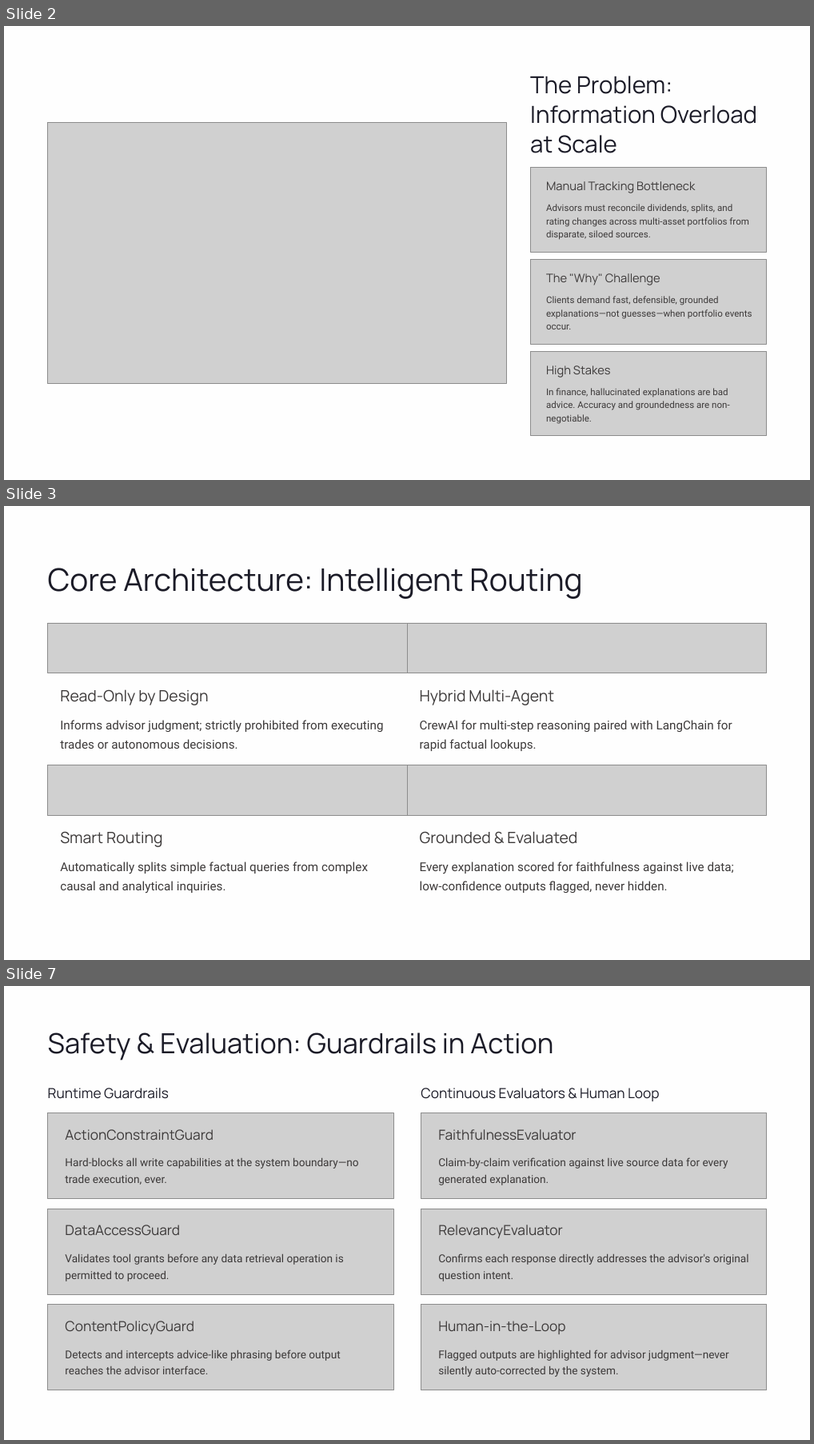
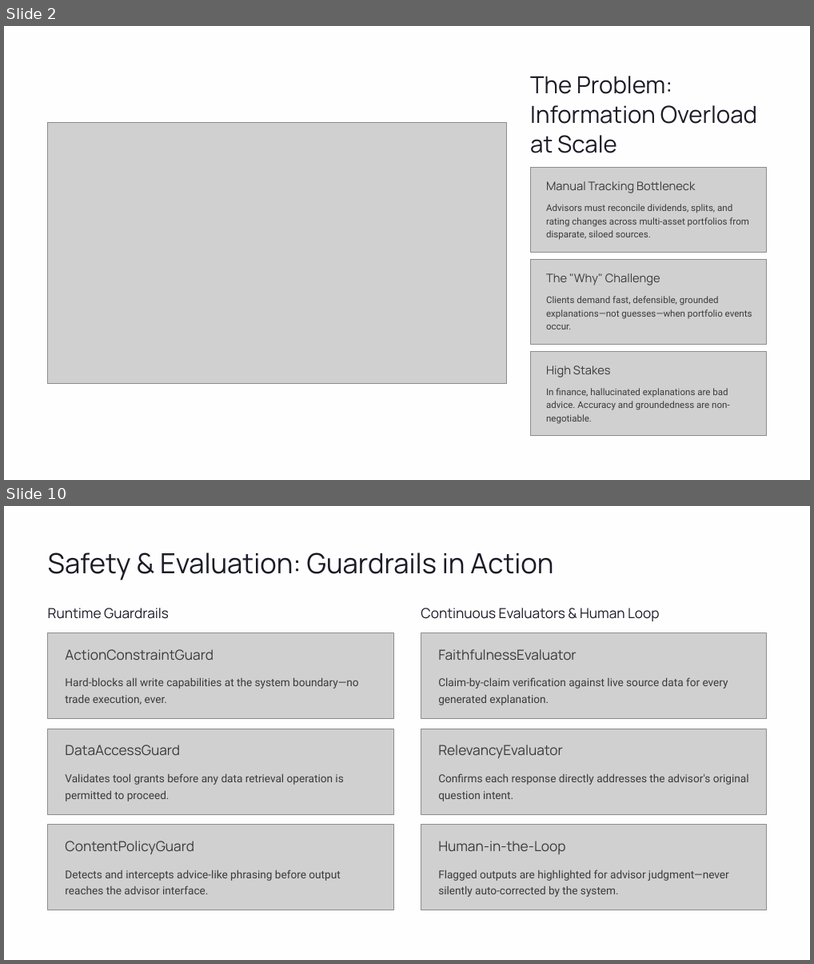
Before and after one commit to Irving0904/MarketForecastor, a slide deck: docs/market_forecaster_architecture.pptx. Shown one above the other, each under a label of ours: slides 2, 3 and 7 before the commit, slides 2 and 10 after it; the slides between them are not shown. The pictures are 814x1444 and 814x964 pixels, drawn with LibreOffice and Linux fonts; fonts in the diff are those of the drawing; grey boxes stand for pictures. Boxes give left, top, right and bottom in pixels: in the first picture for what was removed or moved away, otherwise in the second. Text is boxed around its words. In the diff, an @@ line names an element or a change of style, - is before the commit and + after.

```diff
--- a/docs/market_forecaster_architecture.pptx
+++ b/docs/market_forecaster_architecture.pptx
@@ slide 3 removed at <box>4,506,810,960</box>, background #FFFFFF; not listed: 2 template elements that a slide beside it also shows @@
@@ text removed at <box>48,568,582,599</box> @@
-Core Architecture: Intelligent Routing
@@ picture removed at <box>47,623,407,673</box> @@
@@ picture removed at <box>407,623,767,673</box> @@
@@ text removed at <box>60,689,208,705</box> @@
-Read-Only by Design
@@ text removed at <box>420,689,554,705</box> @@
-Hybrid Multi-Agent
@@ text removed at <box>60,720,384,748</box> @@
-Informs advisor judgment; strictly prohibited from executing trades or autonomous decisions.
@@ text removed at <box>420,720,733,751</box> @@
-CrewAI for multi-step reasoning paired with LangChain for rapid factual lookups.
@@ picture removed at <box>47,765,407,815</box> @@
@@ picture removed at <box>407,765,767,815</box> @@
@@ text removed at <box>60,831,163,847</box> @@
-Smart Routing
@@ text removed at <box>420,831,578,844</box> @@
-Grounded & Evaluated
@@ text removed at <box>60,861,368,893</box> @@
-Automatically splits simple factual queries from complex causal and analytical inquiries.
@@ text removed at <box>420,861,734,892</box> @@
-Every explanation scored for faithfulness against live data; low-confidence outputs flagged, never hidden.
@@ what was slide 7 is now slide 10 @@
```
Also in this commit, not shown: 2 slides changed, 8 slides added, 3 other slides removed.
